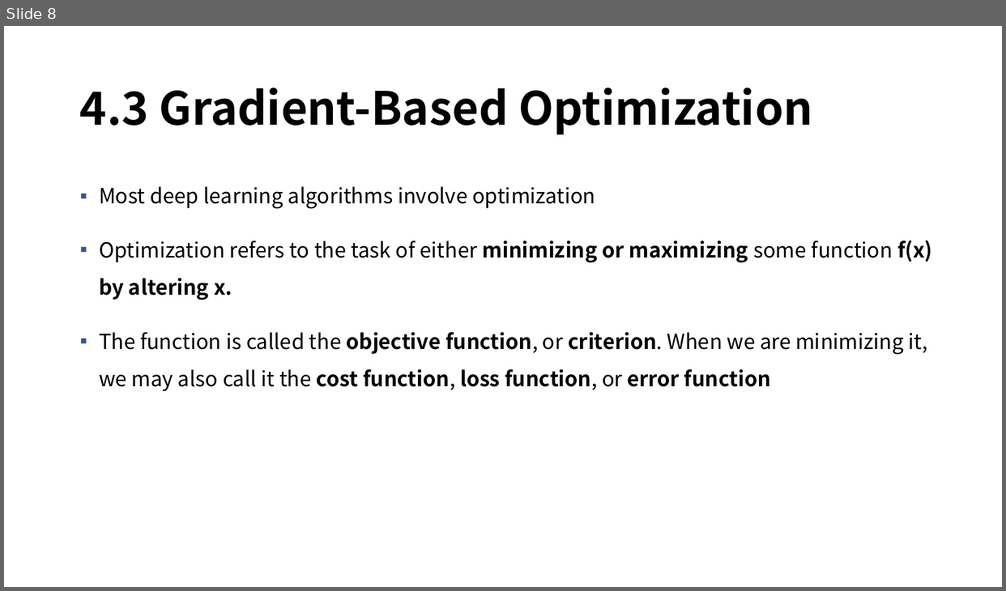
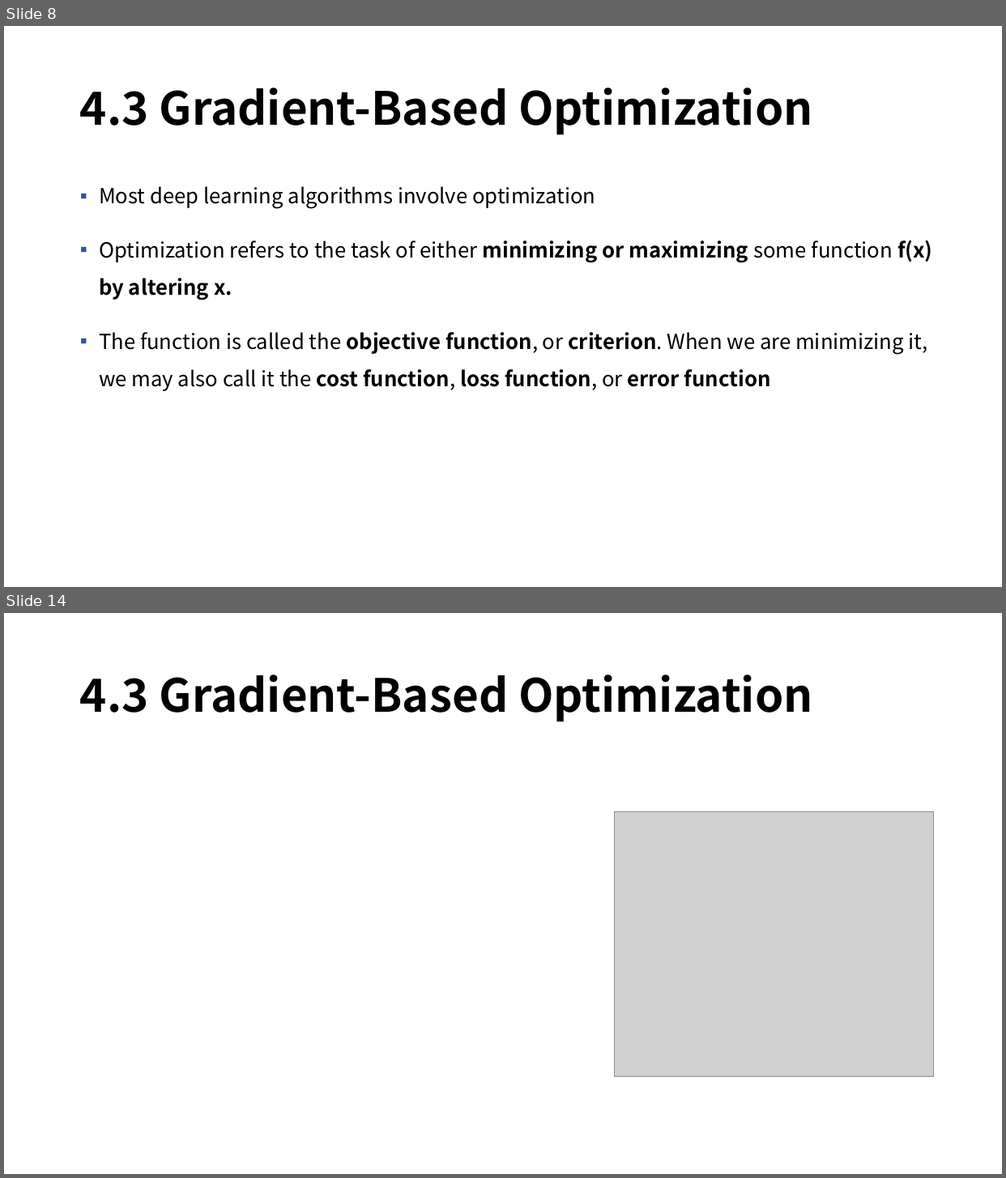
Before and after one commit to mmvv11/GraduateStudies, a slide deck: DeepLearningStudy/4. 수치해석.pptx. Shown one above the other, each under a label of ours: slide 8 before the commit, slides 8 and 14 after it; the slides between them are not shown. The pictures are 1006x591 and 1006x1178 pixels, drawn with LibreOffice and Linux fonts; fonts in the diff are those of the drawing; grey boxes stand for pictures; background and template pictures are left out. Boxes give left, top, right and bottom in pixels: in the first picture for what was removed or moved away, otherwise in the second. Text is boxed around its words. In the diff, an @@ line names an element or a change of style, - is before the commit and + after.

```diff
--- a/DeepLearningStudy/4. 수치해석.pptx
+++ b/DeepLearningStudy/4. 수치해석.pptx
@@ slide 14 added at (4,613,1002,1174), background picture (left out) @@
@@ title added at (80,675,812,722), 44 pt, text #000000, bold @@
+4.3 Gradient-Based Optimization
@@ picture added at (615,812,934,1077) @@
```
Also in this commit, not shown: 3 slides changed, 6 other slides added, 30 other files.
